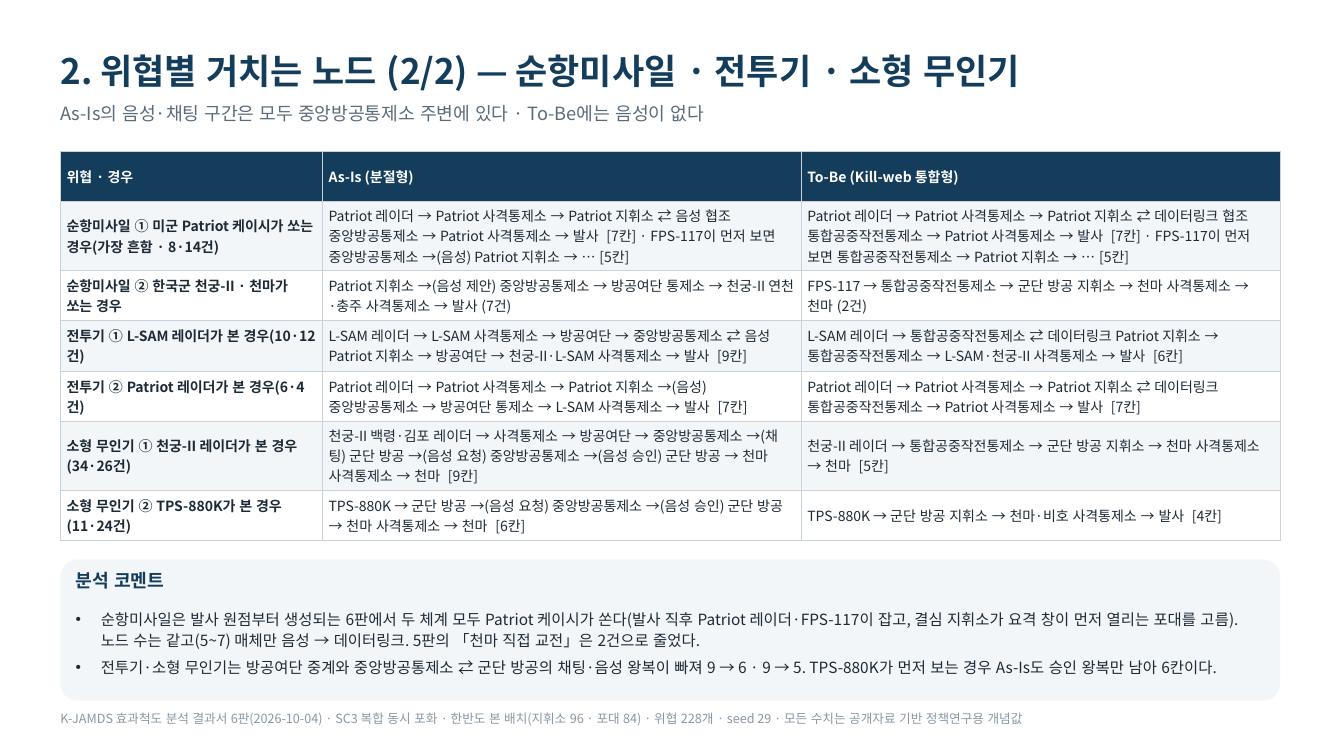
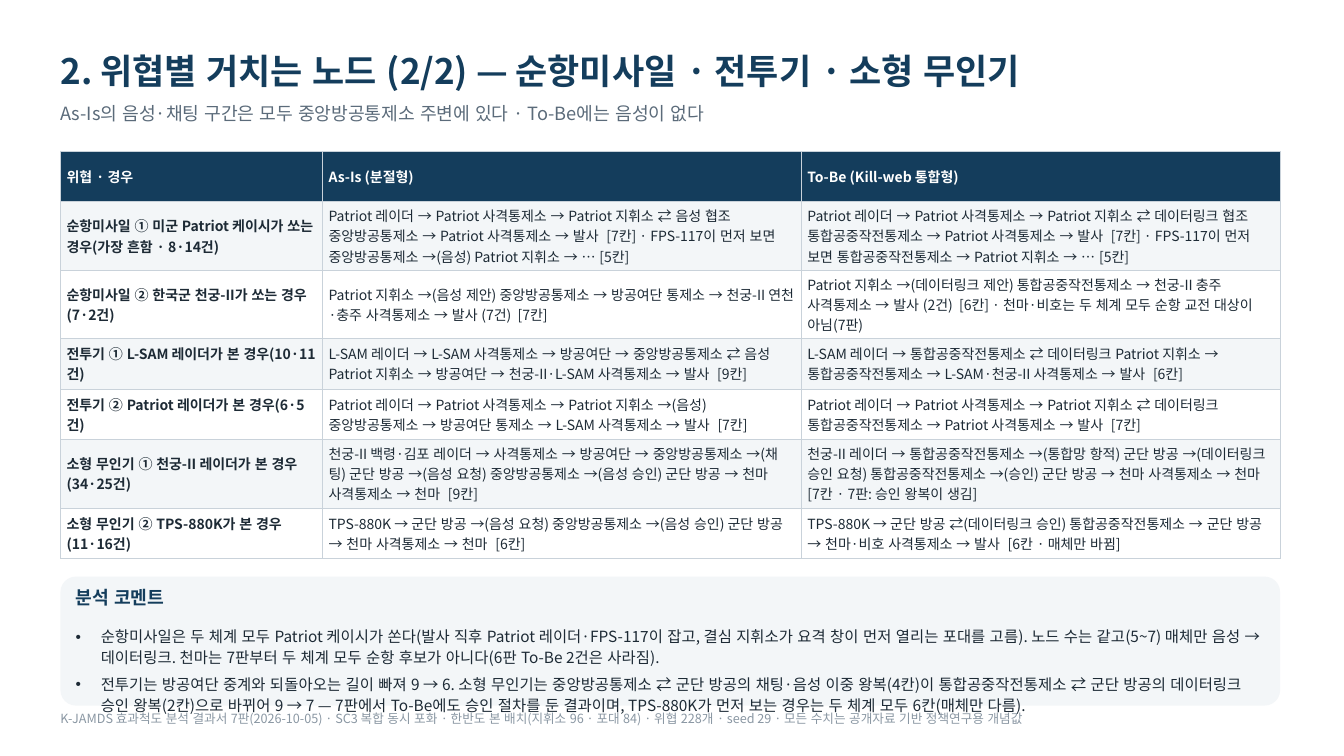
Before and after one commit to DaehyunY00/Air_Defense, a slide deck: slide 4 of K-JAMDS_효과척도_발표정리본.pptx. Drawn at 1344x756 pixels with LibreOffice and Linux fonts; fonts in the diff are those of the drawing. Boxes give left, top, right and bottom in pixels: in the first picture for what was removed or moved away, otherwise in the second. Text is boxed around its words. In the diff, an @@ line names an element or a change of style, - is before the commit and + after.

```diff
--- a/K-JAMDS_효과척도_발표정리본.pptx
+++ b/K-JAMDS_효과척도_발표정리본.pptx
@@ table at [60,151,1280,556] @@
-row 3: 순항미사일 ② 한국군 천궁-II · 천마가 쏘는 경우 | Patriot 지휘소 →(음성 제안) 중앙방공통제소 → 방공여단 통제소 → 천궁-II 연천·충주 사격통제소 → 발사 (7건) | FPS-117 → 통합공중작전통제소 → 군단 방공 지휘소 → 천마 사격통제소 → 천마 (2건)
+row 3: 순항미사일 ② 한국군 천궁-II가 쏘는 경우(7·2건) | Patriot 지휘소 →(음성 제안) 중앙방공통제소 → 방공여단 통제소 → 천궁-II 연천·충주 사격통제소 → 발사 (7건) [7칸] | Patriot 지휘소 →(데이터링크 제안) 통합공중작전통제소 → 천궁-II 충주 사격통제소 → 발사 (2건) [6칸] · 천마·비호는 두 체계 모두 순항 교전 대상이 아님(7판)
-row 4, column 1: 전투기 ① L-SAM 레이더가 본 경우(10·12건)
+row 4, column 1: 전투기 ① L-SAM 레이더가 본 경우(10·11건)
-row 5, column 1: 전투기 ② Patriot 레이더가 본 경우(6·4건)
+row 5, column 1: 전투기 ② Patriot 레이더가 본 경우(6·5건)
-row 6, column 1: 소형 무인기 ① 천궁-II 레이더가 본 경우(34·26건)
+row 6, column 1: 소형 무인기 ① 천궁-II 레이더가 본 경우(34·25건)
-row 6, column 3: 천궁-II 레이더 → 통합공중작전통제소 → 군단 방공 지휘소 → 천마 사격통제소 → 천마 [5칸]
+row 6, column 3: 천궁-II 레이더 → 통합공중작전통제소 →(통합망 항적) 군단 방공 →(데이터링크 승인 요청) 통합공중작전통제소 →(승인) 군단 방공 → 천마 사격통제소 → 천마 [7칸 · 7판: 승인 왕복이 생김]
-row 7, column 1: 소형 무인기 ② TPS-880K가 본 경우(11·24건)
+row 7, column 1: 소형 무인기 ② TPS-880K가 본 경우(11·16건)
-row 7, column 3: TPS-880K → 군단 방공 지휘소 → 천마·비호 사격통제소 → 발사 [4칸]
+row 7, column 3: TPS-880K → 군단 방공 ⇄(데이터링크 승인) 통합공중작전통제소 → 군단 방공 → 천마·비호 사격통제소 → 발사 [6칸 · 매체만 바뀜]
@@ rounded rectangle: place and size @@
-rounded rectangle at [60,560,1280,701]
+rounded rectangle at [60,577,1280,706]
@@ text "분석 코멘트": place and size @@
-text "분석 코멘트" at [76,571,164,589]
+text "분석 코멘트" at [76,588,164,606]
@@ text at [101,629,1241,716]: text changed @@
-• 순항미사일은 발사 원점부터 생성되는 6판에서 두 체계 모두 Patriot 케이시가 쏜다(발사 직후 Patriot 레이더·FPS-117이 잡고, 결심 지휘소가 요격 창이 먼저 열리는 포대를 고름). 노드 수는 같고(5~7) 매체만 음성 → 데이터링크. 5판의 「천마 직접 교전」은 2건으로 줄었다.
-• 전투기·소형 무인기는 방공여단 중계와 중앙방공통제소 ⇄ 군단 방공의 채팅·음성 왕복이 빠져 9 → 6 · 9 → 5. TPS-880K가 먼저 보는 경우 As-Is도 승인 왕복만 남아 6칸이다.
+• 순항미사일은 두 체계 모두 Patriot 케이시가 쏜다(발사 직후 Patriot 레이더·FPS-117이 잡고, 결심 지휘소가 요격 창이 먼저 열리는 포대를 고름). 노드 수는 같고(5~7) 매체만 음성 → 데이터링크. 천마는 7판부터 두 체계 모두 순항 후보가 아니다(6판 To-Be 2건은 사라짐).
+• 전투기는 방공여단 중계와 되돌아오는 길이 빠져 9 → 6. 소형 무인기는 중앙방공통제소 ⇄ 군단 방공의 채팅·음성 이중 왕복(4칸)이 통합공중작전통제소 ⇄ 군단 방공의 데이터링크 승인 왕복(2칸)으로 바뀌어 9 → 7 — 7판에서 To-Be에도 승인 절차를 둔 결과이며, TPS-880K가 먼저 보는 경우는 두 체계 모두 6칸(매체만 다름).
@@ text at [60,710,1023,725]: text changed @@
-K-JAMDS 효과척도 분석 결과서 6판(2026-10-04) · SC3 복합 동시 포화 · 한반도 본 배치(지휘소 96 · 포대 84) · 위협 228개 · seed 29 · 모든 수치는 공개자료 기반 정책연구용 개념값
+K-JAMDS 효과척도 분석 결과서 7판(2026-10-05) · SC3 복합 동시 포화 · 한반도 본 배치(지휘소 96 · 포대 84) · 위협 228개 · seed 29 · 모든 수치는 공개자료 기반 정책연구용 개념값
```
Also in this commit, not shown: 10 other slides changed, 9 other files.
